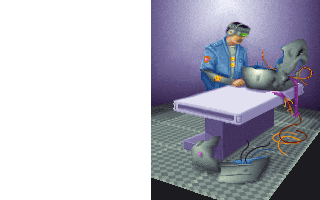
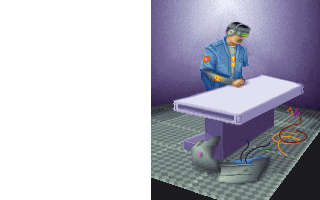
Two versions of the same layered image (320x200). Layer-by-layer changes:
painted on "Image" over bbox(236, 0, 314, 108)
